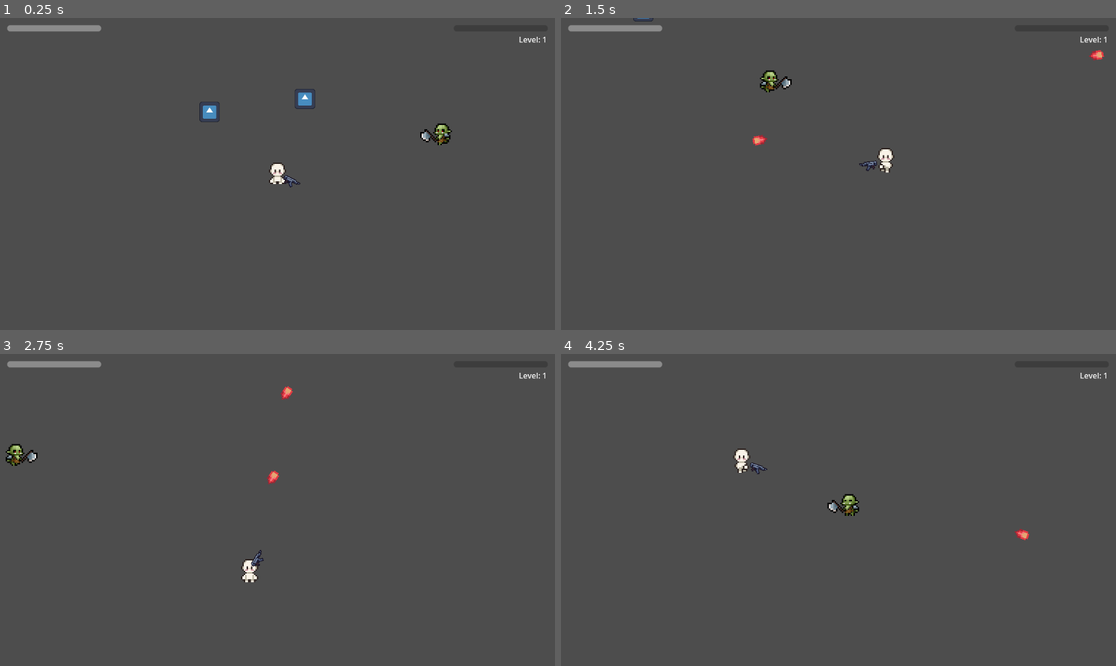
Above: before the commit, frames 1-4 (two rows, left to right).
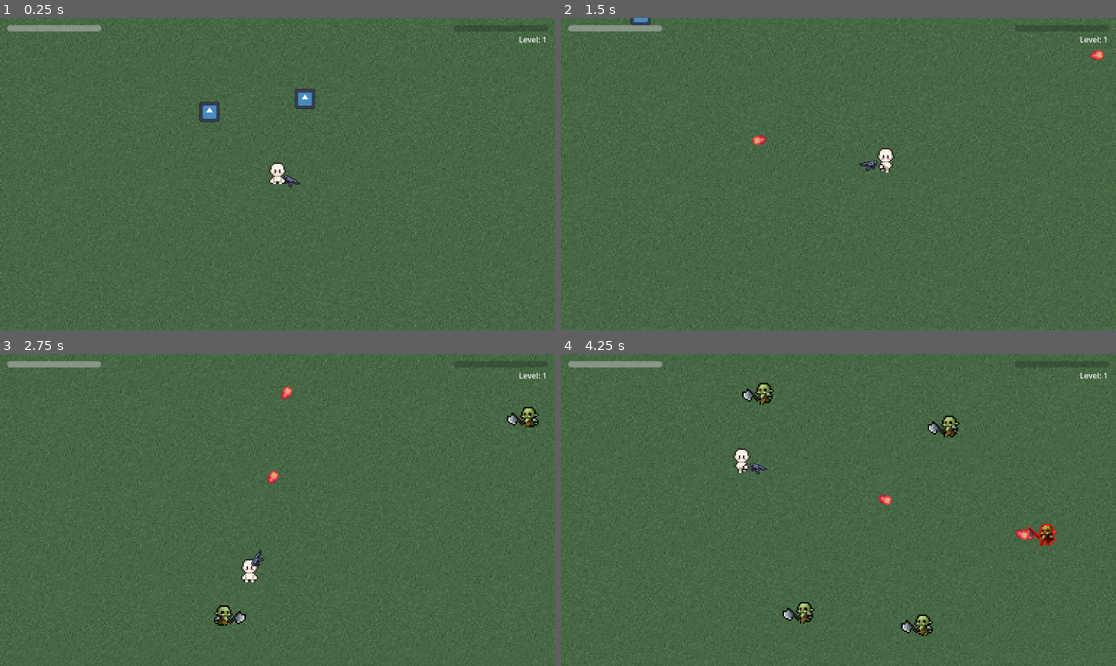
Above: after the commit, the same moments.

Repository: KamalpreetSinghNafray/Survivor-like
Game: Godot game, scene res://scenes/MainLevel.tscn
Two runs of this game, one before a commit and one after it. Both use one fixed random seed, a clock stepped at 60 frames per second and the inputs below. The engine's default icon, where the game draws it, is replaced by a stand-in: a white triangle on a blue panel in a dark square.
Inputs (mouse positions are in pixels of both pictures, inside the frame that each line leads up to):
- Up to frame 1 (0.25 s): no input
- Up to frame 2 (1.5 s): move the mouse to (960, 158) at 0.52 s; press the mouse at (960, 158) at 0.53 s; hold D (move_right) 0.53-1.28 s; move the mouse to (727, 189) at 1.27 s; release the mouse at (727, 189) at 1.28 s; hold S (move_down) from 1.28 s (still down); click (727, 189) at 1.35 s
- Up to frame 3 (2.75 s): move the mouse to (333, 441) at 2.02 s; release S (move_down) at 2.03 s; press the mouse at (333, 441) at 2.03 s; hold D (move_right) from 2.03 s (still down)
- Up to frame 4 (4.25 s): move the mouse to (810, 572) at 2.77 s; release D (move_right) at 2.78 s; release the mouse at (810, 572) at 2.78 s; hold W (move_up) 2.78-3.53 s; click (810, 572) at 2.85 s; move the mouse to (1005, 556) at 3.52 s; press the mouse at (1005, 556) at 3.53 s; hold A (move_left) from 3.53 s (still down); tap R (reload) at 4.15 s

The runs differ from the first frame. In frame 1, 62% of the frame differs, in the area x 0-100%, y 0-100%; in frame 2, 62%; in frame 3, 62%; in frame 4, 63%.

Commit message:
Add TileGenerator, update contracts & UI
Add procedural TileGenerator and grass tile asset; integrate TileSet/TileGenerator into MainLevel scene and place enemies. Update contract data (BloodMoon, GlassCannon, Overpopulation) to adjust descriptions, values and reward fields and make GameManager apply contract.value to damage. Add high score saving/loading and scoring display in DeathScreen. Fix resource preload paths in ContractDatabase and UpgradeDatabase (Data -> data). Minor export/docs updates (export preset orientation, docs pack/index metadata).

Diff:
--- a/data/contracts/BloodMoon.tres
+++ b/data/contracts/BloodMoon.tres
@@ -6,10 +6,11 @@
 script = ExtResource("1_st4km")
 id = "BloodMoon"
 title = "Blood Moon"
-description = "Enemies move 40% faster."
+description = "Player Damage +2
+Enemies move 40% faster."
 reward_value = 0.0
 effect = "enemy_speed"
 value = 1.4
 reward_title = "Sharpened Bullets"
-reward_text = "Damage +2"
+reward_text = ""
 reward_effect = "damage"
--- a/data/contracts/GlassCannon.tres
+++ b/data/contracts/GlassCannon.tres
@@ -6,7 +6,11 @@
 script = ExtResource("1_8odn4")
 id = "GlassCannon"
 title = "Glass Cannon"
-description = "HP becomes 1."
-reward_text = "Fire rate +25%"
+description = "Player HP becomes 1.
+Player Damage 4x"
+reward_value = 1.0
 effect = "glass_cannon"
-value = 1.0
+value = 4.0
+reward_title = ""
+reward_text = ""
+reward_effect = "none"
--- a/data/contracts/Overpopulation.tres
+++ b/data/contracts/Overpopulation.tres
@@ -6,7 +6,8 @@
 script = ExtResource("1_f0m3n")
 id = "over_population"
 title = "Over Population"
-description = "Double enemy spawn rate."
+description = "Double enemy spawn rate.
+50% more XP"
 reward_value = 1.0
 effect = "spawn_rate"
 value = 2.0
--- a/scenes/MainLevel.tscn
+++ b/scenes/MainLevel.tscn
@@ -1,12 +1,29 @@
-[gd_scene load_steps=6 format=3 uid="uid://def3p33h7gvvt"]
+[gd_scene load_steps=10 format=3 uid="uid://def3p33h7gvvt"]
 
 [ext_resource type="PackedScene" uid="uid://cyotrloupbflf" path="res://scenes/player/Player.tscn" id="1_rdtvk"]
 [ext_resource type="PackedScene" uid="uid://cx3xjxiga2jie" path="res://scenes/enemy/Enemy.tscn" id="2_8m8wf"]
 [ext_resource type="Script" uid="uid://cua3kr3y8tvqn" path="res://scripts/enemy_spawner.gd" id="3_n15ua"]
 [ext_resource type="PackedScene" uid="uid://1kfrxhmd5m6k" path="res://scenes/enemy/BigEnemy.tscn" id="3_ykko5"]
 [ext_resource type="PackedScene" uid="uid://b74q3y7i3gcth" path="res://scenes/XPGem.tscn" id="4_jsrw5"]
+[ext_resource type="Texture2D" uid="uid://hloigrcvx34c" path="res://art/tiles/grass-alternative-3.png" id="6_xum0q"]
+[ext_resource type="Script" uid="uid://r8hdyiv7ckk8" path="res://scripts/TileGenerator.gd" id="6_yxyfn"]
 
-[node name="Node2D" type="Node2D"]
+[sub_resource type="TileSetAtlasSource" id="TileSetAtlasSource_huru0"]
+texture = ExtResource("6_xum0q")
+texture_region_size = Vector2i(64, 64)
+0:0/0 = 0
+
+[sub_resource type="TileSet" id="TileSet_xum0q"]
+tile_size = Vector2i(64, 64)
+sources/0 = SubResource("TileSetAtlasSource_huru0")
+
+[node name="Node2D" type="Node2D" node_paths=PackedStringArray("tile_map_layer", "player")]
+script = ExtResource("6_yxyfn")
+tile_map_layer = NodePath("TileMapLayer")
+player = NodePath("Player")
+
+[node name="TileMapLayer" type="TileMapLayer" parent="."]
+tile_set = SubResource("TileSet_xum0q")
 
 [node name="EnemySpawner" type="Node2D" parent="." node_paths=PackedStringArray("player")]
 script = ExtResource("3_n15ua")
@@ -23,4 +40,25 @@
 position = Vector2(19, -52)
 
 [node name="Enemy" parent="." instance=ExtResource("2_8m8wf")]
-position = Vector2(136, -32)
+position = Vector2(469, -380)
+
+[node name="Enemy2" parent="." instance=ExtResource("2_8m8wf")]
+position = Vector2(13, -478)
+
+[node name="Enemy3" parent="." instance=ExtResource("2_8m8wf")]
+position = Vector2(-434, -475)
+
+[node name="Enemy4" parent="." instance=ExtResource("2_8m8wf")]
+position = Vector2(-751, -127)
+
+[node name="Enemy5" parent="." instance=ExtResource("2_8m8wf")]
+position = Vector2(-561, 421)
+
+[node name="Enemy6" parent="." instance=ExtResource("2_8m8wf")]
+position = Vector2(-19, 468)
+
+[node name="Enemy7" parent="." instance=ExtResource("2_8m8wf")]
+position = Vector2(574, 426)
+
+[node name="Enemy8" parent="." instance=ExtResource("2_8m8wf")]
+position = Vector2(871, 47)
--- a/scripts/GameManager.gd
+++ b/scripts/GameManager.gd
@@ -68,7 +68,7 @@
 				player.max_hp = 1
 				player.hp = 1
 				player.hud.update_health(player.hp, player.max_hp)
-				player.bullet_damage *= 4
+				player.bullet_damage *= contract.value
 		"no_heal":
 			pass
 
--- /dev/null
+++ b/scripts/TileGenerator.gd
@@ -0,0 +1,37 @@
+extends Node2D
+
+@export var tile_map_layer: TileMapLayer
+@export var player: Node2D
+@export var chunk_size: int = 16 # Tiles per chunk
+
+var spawned_chunks: Dictionary = {} # Stores Vector2(chunk_x, chunk_y)
+
+func _physics_process(_delta):
+	if not player: return
+
+	# Determine which chunk the player is in
+	var tile_pos = tile_map_layer.local_to_map(player.global_position)
+	var current_chunk = Vector2i(
+		floor(float(tile_pos.x) / chunk_size),
+		floor(float(tile_pos.y) / chunk_size)
+	)
+
+	# Check 3x3 grid of chunks around player
+	for x in range(-1, 2):
+		for y in range(-1, 2):
+			var chunk_to_check = current_chunk + Vector2i(x, y)
+			if not spawned_chunks.has(chunk_to_check):
+				generate_chunk(chunk_to_check)
+
+func generate_chunk(chunk_pos: Vector2i):
+	spawned_chunks[chunk_pos] = true
+
+	# Loop through the tiles inside this chunk
+	for x in range(chunk_size):
+		for y in range(chunk_size):
+			var cell = Vector2i(
+				chunk_pos.x * chunk_size + x,
+				chunk_pos.y * chunk_size + y
+			)
+			# Spawn your tile here!
+			tile_map_layer.set_cell(cell, 0, Vector2i(0, 0))
--- a/scripts/UI/DeathScreen.gd
+++ b/scripts/UI/DeathScreen.gd
@@ -1,28 +1,51 @@
 extends CanvasLayer
 
+const SAVE_PATH = "user://savegame.cfg"
+
 func show_screen(level: int, time: float, contracts: int):
-	print("showing death screen")
 	visible = true
 
+	# Calculate score based on our formula
+	var current_score = int((level * 100) + (time * 2) + (contracts * 250))
+
+	# Load high score
+	var high_score = load_high_score()
+
+	# Update high score if current run is better
+	if current_score > high_score:
+		high_score = current_score
+		save_high_score(high_score)
+
 	$VBoxContainer/Stats.text = \
-		"Level %d\nTime %.0f sec\nContracts %d" % [
+		"Score: %d\nHigh Score: %d\nLevel: %d\nTime: %.0f sec" % [
+			current_score,
+			high_score,
 			level,
-			time,
-			contracts
+			time
 		]
 
+func save_high_score(score: int):
+	var config = ConfigFile.new()
+	config.set_value("player", "high_score", score)
+	config.save(SAVE_PATH)
 
-func _unhandled_input(event):
+func load_high_score() -> int:
+	var config = ConfigFile.new()
+	var err = config.load(SAVE_PATH)
+	if err != OK:
+		return 0 # No save file exists yet
+	return config.get_value("player", "high_score", 0)
 
+func _input(event):
 	if !visible:
 		return
 
 	if event.is_action_pressed("restart"):
+		get_viewport().set_input_as_handled()
 		Game_Manager.reset_run()
 		get_tree().reload_current_scene()
 
 func _process(_delta):
-
 	if visible:
 		$VBoxContainer/RestartLabel.modulate.a = \
 			0.5 + sin(Time.get_ticks_msec() * 0.005) * 0.5
--- a/scripts/player/player.gd
+++ b/scripts/player/player.gd
@@ -24,6 +24,8 @@
 @onready var hud: CanvasLayer = $Hud
 @onready var choice_menu = $ChoiceMenu
 
+
+
 var hp: int
 var current_ammo: int
 
@@ -38,6 +40,8 @@
 var xp := 0
 var xp_to_next := 10
 
+const UpgradeDB = preload("res://scripts/resources/Databases/UpgradeDatabase.gd")
+const ContractDB = preload("res://scripts/resources/Databases/ContractDatabase.gd")
 
 func _ready():
 	add_to_group("Player")
@@ -61,7 +65,7 @@
 		return
 
 	if Game_Manager.should_show_contract():
-		choice_menu.show_choices(ContractDatabase.ALL)
+		choice_menu.show_choices(ContractDB.ALL)
 		return
 
 	if Game_Manager.gameplay_paused:
@@ -286,7 +290,7 @@
 	hud.update_xp(xp, xp_to_next)
 
 	# Show upgrade menu
-	choice_menu.show_choices(UpgradeDatabase.ALL)
+	choice_menu.show_choices(UpgradeDB.ALL)
 
 
 func _on_choice_selected(choice):
--- a/scripts/resources/Databases/ContractDatabase.gd
+++ b/scripts/resources/Databases/ContractDatabase.gd
@@ -2,9 +2,9 @@
 class_name ContractDatabase
 
 const ALL = [
-	preload("res://Data/Contracts/BloodMoon.tres"),
-	preload("res://Data/Contracts/GlassCannon.tres"),
-	preload("res://Data/Contracts/Overpopulation.tres"),
-	preload("res://Data/Contracts/NoMercy.tres"),
-	preload("res://Data/Contracts/Greed.tres")
+	preload("res://data/contracts/BloodMoon.tres"),
+	preload("res://data/contracts/GlassCannon.tres"),
+	preload("res://data/contracts/Overpopulation.tres"),
+	preload("res://data/contracts/NoMercy.tres"),
+	preload("res://data/contracts/Greed.tres")
 ]
--- a/scripts/resources/Databases/UpgradeDatabase.gd
+++ b/scripts/resources/Databases/UpgradeDatabase.gd
@@ -2,9 +2,9 @@
 class_name UpgradeDatabase
 
 const ALL = [
-	preload("res://Data/Upgrades/Damage.tres"),
-	preload("res://Data/Upgrades/FireRate.tres"),
-	preload("res://Data/Upgrades/MoveSpeed.tres"),
-	preload("res://Data/Upgrades/MaxHP.tres"),
-	preload("res://Data/Upgrades/BulletSpeed.tres")
+	preload("res://data/upgrades/damage.tres"),
+	preload("res://data/upgrades/FireRate.tres"),
+	preload("res://data/upgrades/MoveSpeed.tres"),
+	preload("res://data/upgrades/MaxHP.tres"),
+	preload("res://data/upgrades/BulletSpeed.tres")
 ]
Binary file added: art/tiles/grass-alternative-3.png
Not shown, changed: art/tiles/grass-alternative-3.png.import
Not shown, changed: export_presets.cfg
Not shown, added: scripts/TileGenerator.gd.uid
Not shown, changed: docs/index.html
Not shown, changed: docs/index.pck
